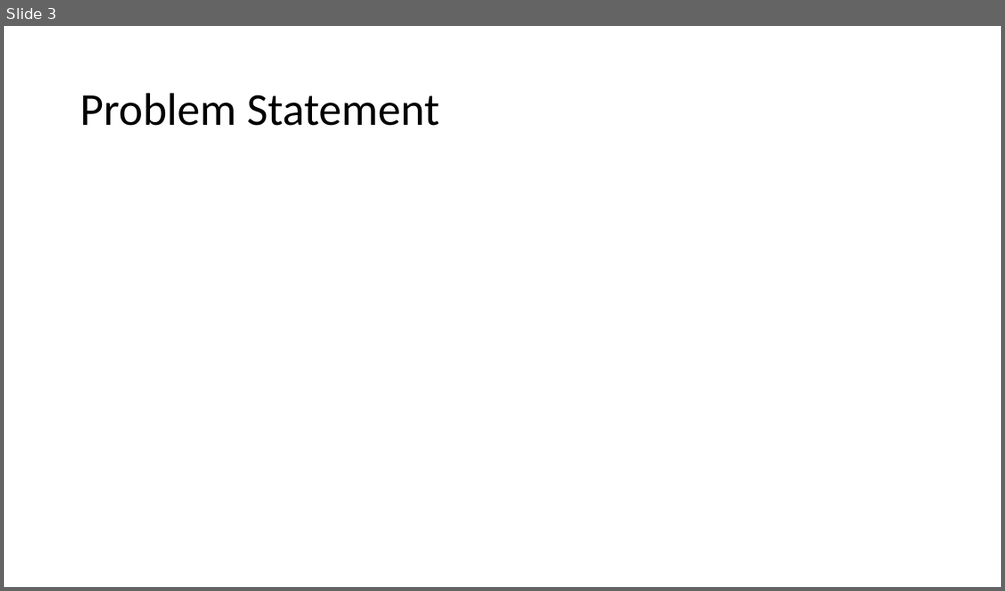
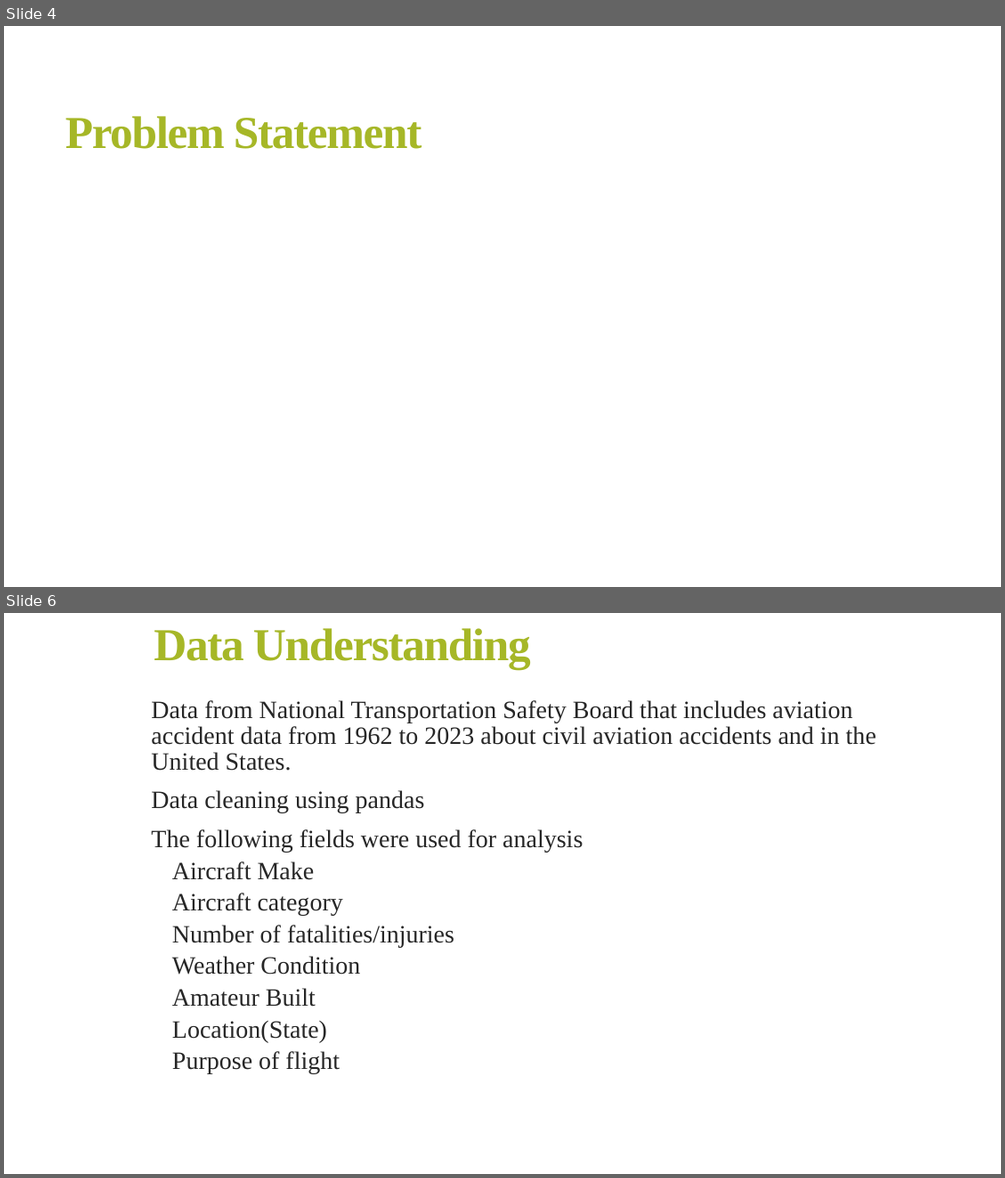
Before and after one commit to FranciscarNdanu/PHASE-1-PROJECT, a slide deck: Presentation.pptx. Shown one above the other, each under a label of ours: slide 3 before the commit, slides 4 and 6 after it; the slides between them are not shown. The pictures are 1005x591 and 1005x1178 pixels, drawn with LibreOffice and Linux fonts; fonts in the diff are those of the drawing. Boxes give left, top, right and bottom in pixels: in the first picture for what was removed or moved away, otherwise in the second. Text is boxed around its words. In the diff, an @@ line names an element or a change of style, - is before the commit and + after.

Commit message:
A few files were removed. The presentation was edited.

```diff
--- a/Presentation.pptx
+++ b/Presentation.pptx
@@ slide 6 added at bbox=[4, 613, 1001, 1174], background #FFFFFF @@
@@ title added at bbox=[154, 628, 531, 669], 44 pt, text #A6B727, bold @@
+Data Understanding
@@ text added at bbox=[151, 700, 876, 1074], 24 pt, text #262626 @@
+  Data from National Transportation Safety Board that includes aviation accident data from 1962 to 2023 about civil aviation accidents and in the United States.
+  Data cleaning using pandas
+  The following fields were used for analysis
+    Aircraft Make
+    Aircraft category
+    Number of fatalities/injuries
+    Weather Condition
+    Amateur Built
+    Location(State)
+    Purpose of flight
@@ what was slide 3 is now slide 4 @@
@@ slide 4 changed as well @@
@@ title "Problem Statement": place and size @@
-title "Problem Statement" at bbox=[80, 93, 440, 126]
+title "Problem Statement" at bbox=[65, 116, 421, 149]
@@ title "Problem Statement" at bbox=[65, 116, 421, 149]: font Calibri to Times New Roman, text colour #000000 to #A6B727, letter spacing 0 to -1.2 pt, bold on; line spacing 0.9 to 0.85 @@
```
Also in this commit, not shown: 1 other slide changed, 10 other slides added, 4 slides removed, 12 other files.
